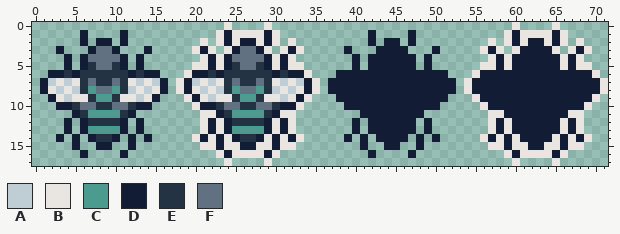
One commit to this sprite sheet: sprites/bee/bee_item.png. The first picture shows the starting point.
The file is 72x18 pixels.
Palette (. is transparent): A #bfced4  B #e9e6e2  C #4b9b8e  D #121d35  E #233343  F #617181
The result:
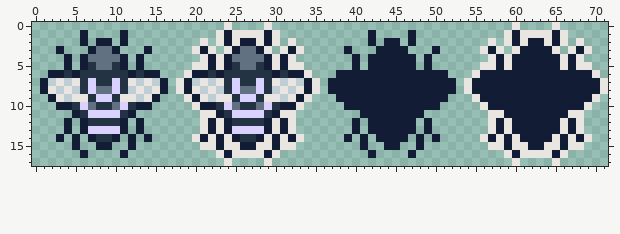
Change:
Colour C changes from #4b9b8e to #dbd1ff.
The author changed colour F to colour C in row 7 at x 7, 10, 25 and 28; in row 10 at x 6, 11, 24 and 29.
Where, in picture pixels (left, top, right, bottom), the same in both pictures:
changed: (80, 78, 128, 134)
changed: (224, 78, 272, 134)
